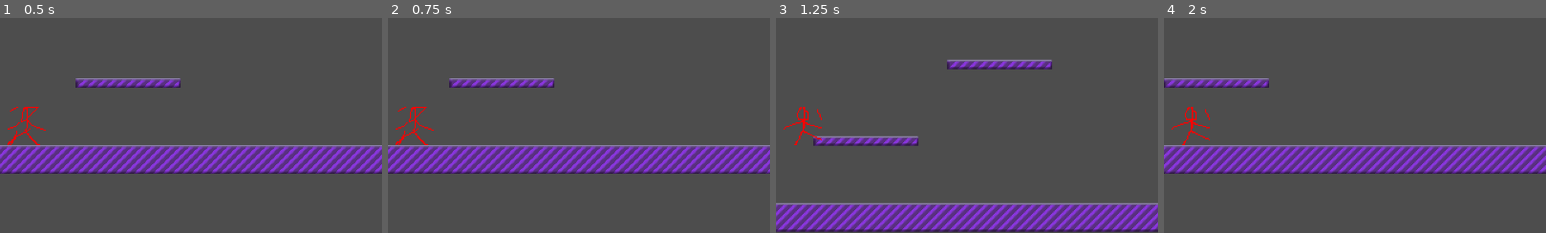
Above: before the commit, frames 1-4 (left to right).
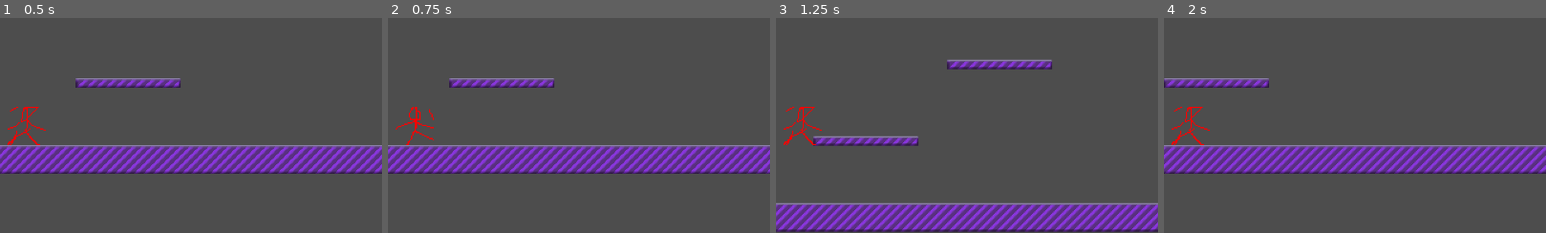
Above: after the commit, the same moments.

Repository: ncssm-mor-NyE9DoBlxs3M/platformer
Game: Godot game, scene res://Test.tscn
Same seed, same stepped clock (60 frames per second), same inputs: the game is played once before the commit and once after it.
Inputs:
- Up to frame 1 (0.5 s): no input
- Up to frame 2 (0.75 s): tap Enter at 0.5 s; hold Right (right) from 0.53 s (still down)
- Up to frame 3 (1.25 s): keep holding Right (right); tap Z (jump) at 0.77 s
- Up to frame 4 (2 s): keep holding Right (right); tap Z (jump) at 1.52 s
The pictures show only the part of the screen within x 46-96%, y 20-70%; the shares and areas given below are measured in that part.

Frame 1 is identical in both runs. In frame 2, 0.5% of the frame differs, in the area x 2-12%, y 41-60%; in frame 3, 0.5%; in frame 4, 0.5%.

Commit message:
fix: reset velocity on death

Diff:
--- a/Player.tscn
+++ b/Player.tscn
@@ -99,7 +99,7 @@
 sprite_frames = SubResource("SpriteFrames_e80uo")
 animation = &"run"
 autoplay = "run"
-frame_progress = 0.32756504
+frame_progress = 0.88008434
 
 [node name="Collision" type="CollisionShape2D" parent="."]
 position = Vector2(0.5, -16)
--- a/player.gd
+++ b/player.gd
@@ -30,4 +30,5 @@
 	move_and_slide()
 	if position.y > 1000: # placeholder for death condition
 		position = Vector2.ZERO
+		velocity = Vector2.ZERO
 		$Animations.play("death")
